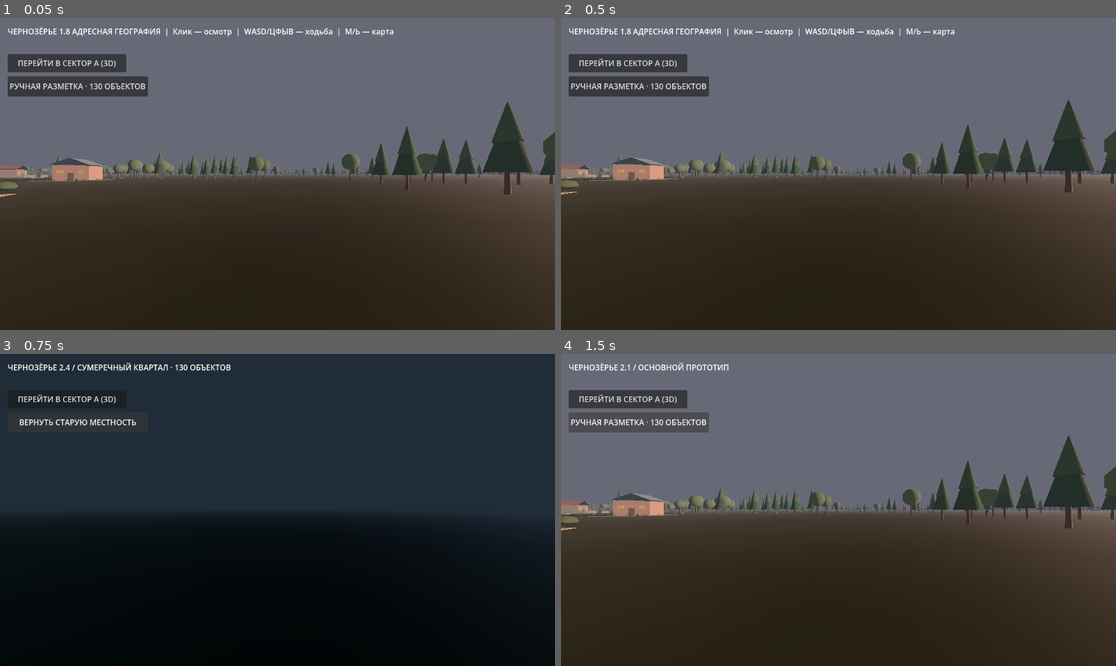
Above: before the commit, frames 1-4 (two rows, left to right).
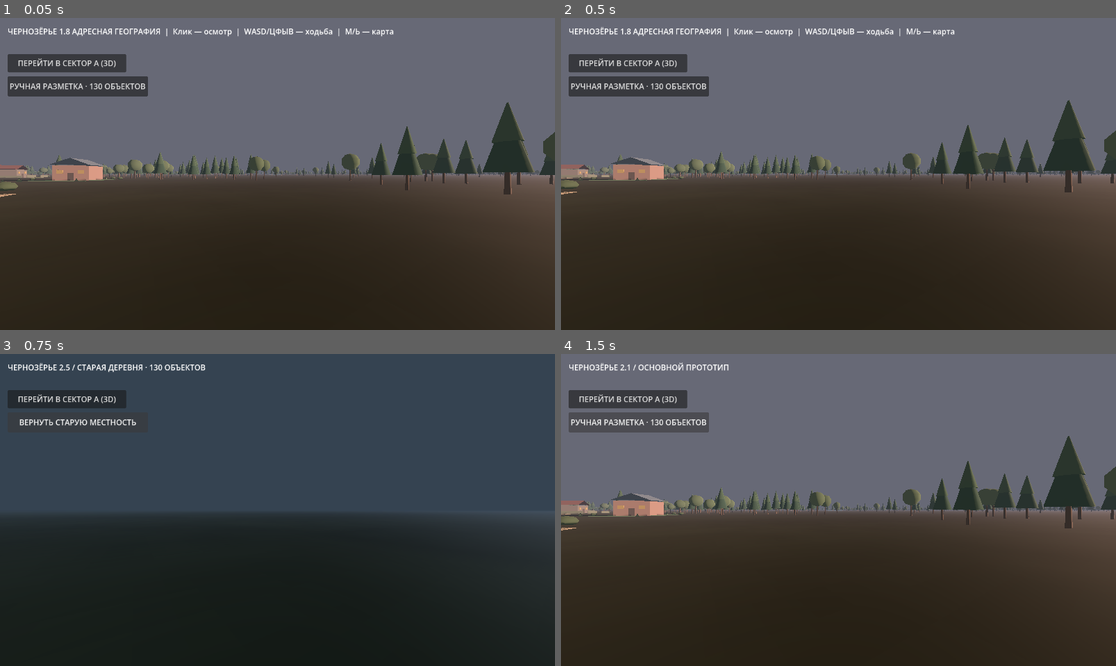
Above: after the commit, the same moments.

Repository: blacklambcult/chernozerye
Game: Godot game, scene res://main.tscn
Same seed, same stepped clock (60 frames per second), same inputs: the game is played once before the commit and once after it.
Inputs:
- Up to frame 1 (0.05 s): no input
- Up to frame 2 (0.5 s): no input
- Up to frame 3 (0.75 s): click "РУЧНАЯ РАЗМЕТКА · 130 ОБЪЕКТОВ" at 0.5 s
- Up to frame 4 (1.5 s): click "ВЕРНУТЬ СТАРУЮ МЕСТНОСТЬ" at 1.25 s

Frames 1-2 are identical in both runs. In frame 3, 2.1% of the frame differs, in the area x 0-100%, y 2-79%; in frame 4, nothing differs.

Commit message:
visual: restore scene readability with blue-hour sky, softer fog and stronger ambient light

Diff:
--- a/godot/world.gd
+++ b/godot/world.gd
@@ -523,17 +523,17 @@
     # Hold direct references so toggling scenes always changes the actual light and sky.
     if _night_environment != null:
         _night_environment.background_mode = Environment.BG_COLOR
-        _night_environment.background_color = Color("#171e2b") if manual_mode else Color("#575b69")
+        _night_environment.background_color = Color("#273344") if manual_mode else Color("#575b69")
         _night_environment.ambient_light_source = Environment.AMBIENT_SOURCE_COLOR
-        _night_environment.ambient_light_color = Color("#637589") if manual_mode else Color("#b0a9a4")
-        _night_environment.ambient_light_energy = 0.30 if manual_mode else 0.82
+        _night_environment.ambient_light_color = Color("#a1b0b7") if manual_mode else Color("#b0a9a4")
+        _night_environment.ambient_light_energy = 0.58 if manual_mode else 0.82
         _night_environment.reflected_light_source = Environment.REFLECTION_SOURCE_DISABLED if manual_mode else Environment.REFLECTION_SOURCE_BG
         _night_environment.fog_enabled = true
-        _night_environment.fog_light_color = Color("#202d39") if manual_mode else Color("#676976")
-        _night_environment.fog_density = 0.005 if manual_mode else 0.0018
+        _night_environment.fog_light_color = Color("#354351") if manual_mode else Color("#676976")
+        _night_environment.fog_density = 0.0034 if manual_mode else 0.0018
     if _sun_light != null:
-        _sun_light.light_energy = 0.30 if manual_mode else 1.05
-        _sun_light.light_color = Color("#9aacc7") if manual_mode else Color("#f0b69a")
+        _sun_light.light_energy = 0.58 if manual_mode else 1.05
+        _sun_light.light_color = Color("#b2bacc") if manual_mode else Color("#f0b69a")
     print("MANUAL_NIGHT_READY: ", manual_mode,
         " bg=", _night_environment.background_color if _night_environment != null else "MISSING_ENV")
 
@@ -544,7 +544,7 @@
         if control != null:
             control.visible = not manual_mode
     if is_instance_valid(_status_label):
-        _status_label.text = "ЧЕРНОЗЁРЬЕ 2.4 / СУМЕРЕЧНЫЙ КВАРТАЛ · 130 ОБЪЕКТОВ" if manual_mode else "ЧЕРНОЗЁРЬЕ 2.1 / ОСНОВНОЙ ПРОТОТИП"
+        _status_label.text = "ЧЕРНОЗЁРЬЕ 2.5 / СТАРАЯ ДЕРЕВНЯ · 130 ОБЪЕКТОВ" if manual_mode else "ЧЕРНОЗЁРЬЕ 2.1 / ОСНОВНОЙ ПРОТОТИП"
     var character := get_node_or_null("Player") as CharacterBody3D
     if character != null:
         character.velocity = Vector3.ZERO
